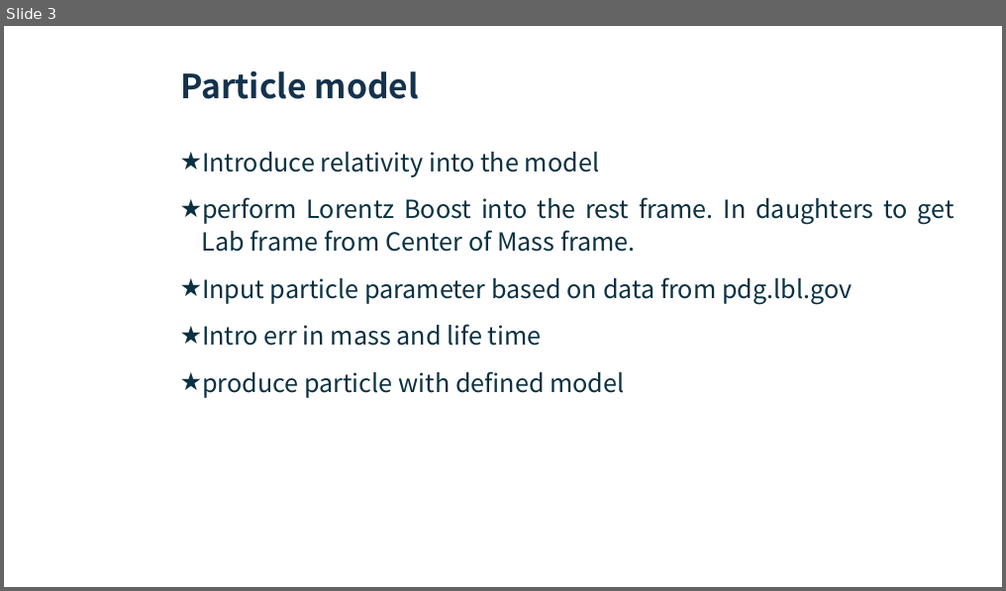
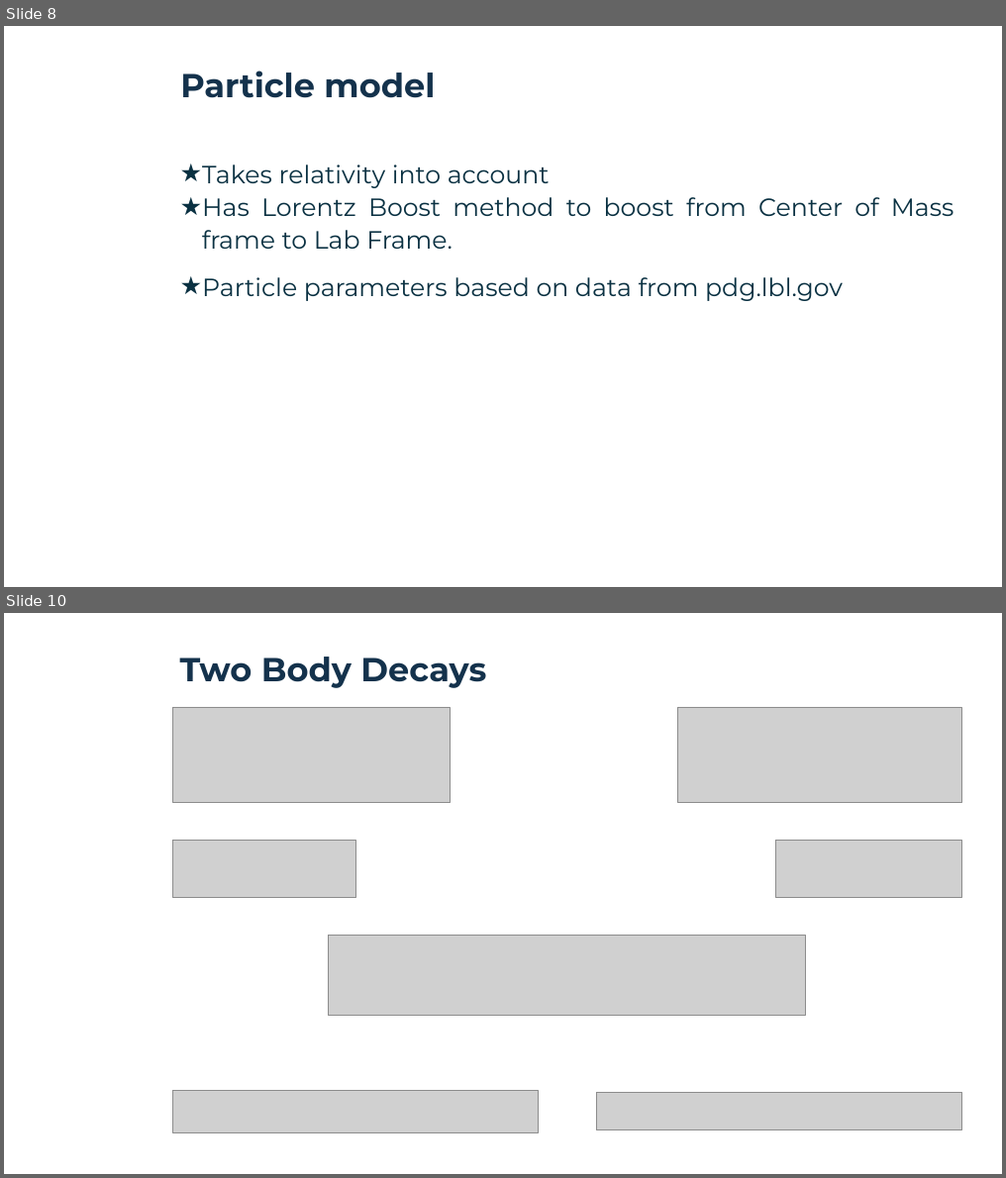
Before and after one commit to pitt1321-2161/Particle_Accelerator_Simulation, a slide deck: Particle Accelerator Simulation.pptx. Shown one above the other, each under a label of ours: slide 3 before the commit, slides 8 and 10 after it; the slides between them are not shown. The pictures are 1006x591 and 1006x1178 pixels, drawn with LibreOffice and Linux fonts; fonts in the diff are those of the drawing; grey boxes stand for pictures; background and template pictures are left out. Boxes give left, top, right and bottom in pixels: in the first picture for what was removed or moved away, otherwise in the second. Text is boxed around its words. In the diff, an @@ line names an element or a change of style, - is before the commit and + after.

```diff
--- a/Particle Accelerator Simulation.pptx
+++ b/Particle Accelerator Simulation.pptx
@@ slide 10 added at bbox=[4, 613, 1002, 1174], background picture (left out); not listed: 2 template elements that a slide beside it also shows @@
@@ title added at bbox=[180, 657, 486, 688], 32 pt, text #14324C, bold @@
+Two Body Decays
@@ picture added at bbox=[172, 707, 450, 803] @@
@@ picture added at bbox=[678, 707, 961, 803] @@
@@ picture added at bbox=[172, 841, 355, 898] @@
@@ picture added at bbox=[776, 841, 961, 898] @@
@@ picture added at bbox=[328, 936, 806, 1016] @@
@@ picture added at bbox=[172, 1090, 538, 1134] @@
@@ picture added at bbox=[596, 1093, 961, 1131] @@
@@ what was slide 3 is now slide 8 @@
@@ slide 8 changed as well @@
@@ title "Particle model" at bbox=[180, 71, 435, 98]: font Noto Sans CJK SC to Montserrat @@
@@ text at bbox=[202, 165, 954, 301]: text changed; font Noto Sans CJK SC to Montserrat @@
-★ Introduce relativity into the model
-★ perform Lorentz Boost into the rest frame. In daughters to get Lab frame from Center of Mass frame.
-★ Input particle parameter based on data from pdg.lbl.gov
-★ Intro err in mass and life time
-★ produce particle with defined model
+★ Takes relativity into account
+★ Has Lorentz Boost method to boost from Center of Mass frame to Lab Frame.
+★ Particle parameters based on data from pdg.lbl.gov
```
Also in this commit, not shown: 9 other slides changed, 16 other slides added, 7 other files.
